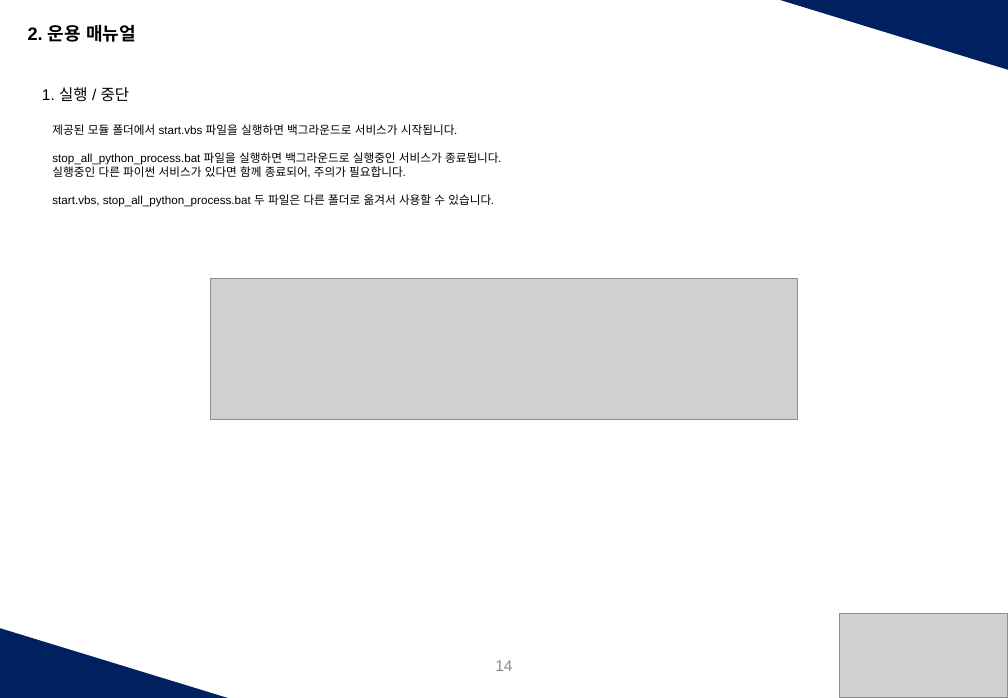
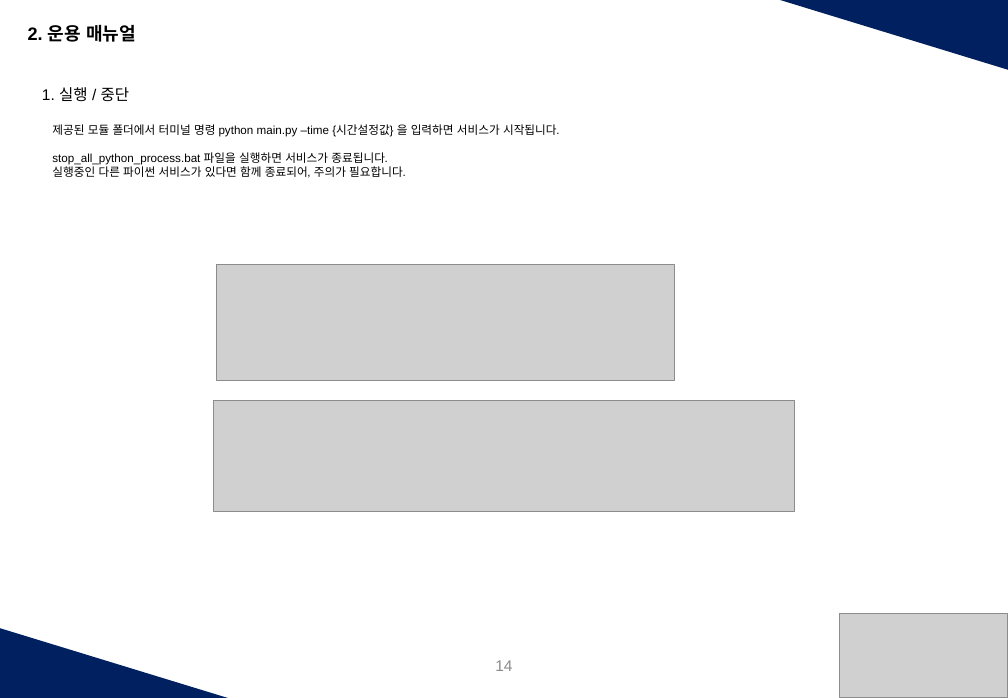
Before and after one commit to handalab01kim/nodetest, a slide deck: slide 14 of release/웹캠녹화매뉴얼_Handalab_ver1.1.pptx. Drawn at 1008x698 pixels with LibreOffice and Linux fonts; fonts in the diff are those of the drawing; grey boxes stand for pictures. Boxes give left, top, right and bottom in pixels: in the first picture for what was removed or moved away, otherwise in the second. Text is boxed around its words. In the diff, an @@ line names an element or a change of style, - is before the commit and + after.

```diff
--- a/release/웹캠녹화매뉴얼_Handalab_ver1.1.pptx
+++ b/release/웹캠녹화매뉴얼_Handalab_ver1.1.pptx
@@ text at bbox=[52, 124, 560, 165]: text changed @@
-제공된 모듈 폴더에서 start.vbs 파일을 실행하면 백그라운드로 서비스가 시작됩니다.
-stop_all_python_process.bat 파일을 실행하면 백그라운드로 실행중인 서비스가 종료됩니다.
+제공된 모듈 폴더에서 터미널 명령 python main.py –time {시간설정값} 을 입력하면 서비스가 시작됩니다.
+stop_all_python_process.bat 파일을 실행하면 서비스가 종료됩니다.
@@ text at bbox=[52, 194, 494, 207]: paragraph removed @@
-start.vbs, stop_all_python_process.bat 두 파일은 다른 폴더로 옮겨서 사용할 수 있습니다.
@@ picture: place and size @@
-picture at bbox=[210, 278, 798, 419]
+picture at bbox=[217, 264, 675, 380]
@@ picture added at bbox=[213, 400, 795, 511] @@
```
Also in this commit, not shown: 3 other slides changed, 7 other files.
